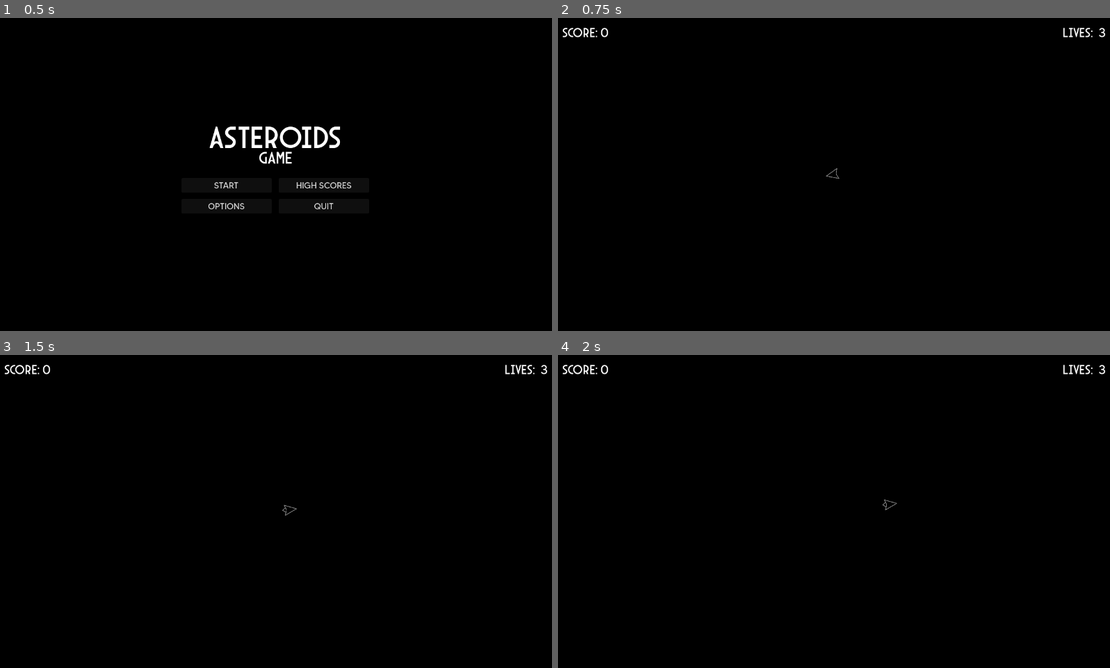
Above: before the commit, frames 1-4 (two rows, left to right).
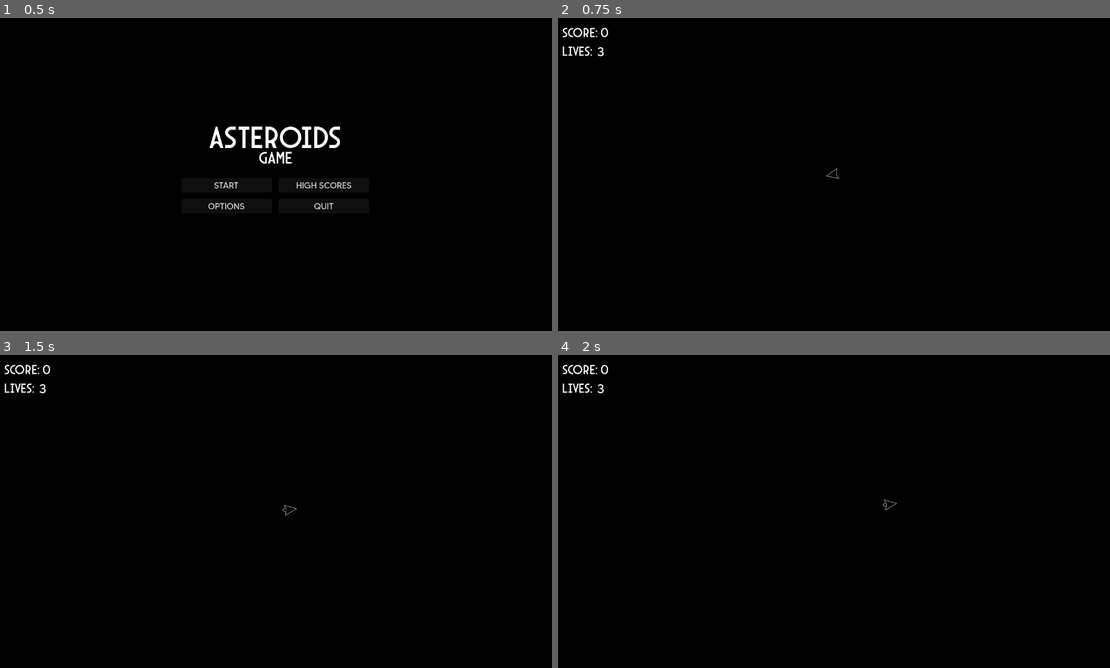
Above: after the commit, the same moments.

Repository: kjsneed1/asteroid-clone
Game: Godot game, scene res://main.tscn
Same seed, same stepped clock (60 frames per second), same inputs: the game is played once before the commit and once after it.
Inputs (mouse positions are in pixels of both pictures, inside the frame that each line leads up to):
- Up to frame 1 (0.5 s): no input
- Up to frame 2 (0.75 s): click "START" at 0.5 s
- Up to frame 3 (1.5 s): tap Enter at 1.25 s; move the mouse to (397, 495) at 1.27 s; hold Right (turn_right) from 1.28 s (still down); hold W (move) from 1.28 s (still down)
- Up to frame 4 (2 s): keep holding Right (turn_right); keep holding W (move)

Frame 1 is identical in both runs. In frame 2, 0.2% of the frame differs, in the area x 0-100%, y 3-13%; in frame 3, 0.2%; in frame 4, 0.2%.

Commit message:
Adjusted asteroid logic to increment difficulty

Diff:
--- a/big_asteroid.tscn
+++ b/big_asteroid.tscn
@@ -53,22 +53,23 @@
 "speed": 5.0
 }]
 
-[node name="BigAsteroid" type="RigidBody2D" groups=["asteroids"]]
-collision_layer = 5
-collision_mask = 5
+[node name="BigAsteroid" type="RigidBody2D" unique_id=1164190400 groups=["asteroids"]]
+collision_mask = 4
+mass = 0.001
 gravity_scale = 0.0
+linear_damp_mode = 1
 script = ExtResource("1_rgbiv")
 
-[node name="BigAsteroidCollison" type="CollisionShape2D" parent="."]
+[node name="BigAsteroidCollison" type="CollisionShape2D" parent="." unique_id=20638695]
 shape = SubResource("CircleShape2D_crhyp")
 
-[node name="BigAsteroidSprites" type="AnimatedSprite2D" parent="."]
+[node name="BigAsteroidSprites" type="AnimatedSprite2D" parent="." unique_id=1291985503]
 position = Vector2(0.799997, -0.80000156)
 scale = Vector2(0.30624998, 0.30624998)
 sprite_frames = SubResource("SpriteFrames_lvpsd")
 animation = &"5"
 
-[node name="VisibleOnScreenNotifier2D" type="VisibleOnScreenNotifier2D" parent="."]
+[node name="VisibleOnScreenNotifier2D" type="VisibleOnScreenNotifier2D" parent="." unique_id=550155321]
 
 [connection signal="body_entered" from="." to="." method="_on_body_entered"]
 [connection signal="screen_exited" from="VisibleOnScreenNotifier2D" to="." method="_on_visible_on_screen_notifier_2d_screen_exited"]
--- a/game_hud.tscn
+++ b/game_hud.tscn
@@ -1,17 +1,17 @@
-[gd_scene load_steps=3 format=3 uid="uid://wnxcbkeq7gmy"]
+[gd_scene format=3 uid="uid://wnxcbkeq7gmy"]
 
 [ext_resource type="FontFile" uid="uid://byvru7flwfdbh" path="res://Fonts/Arcane Nine.otf" id="1_q4g6c"]
 [ext_resource type="FontFile" uid="uid://bgl36lnl5f1c3" path="res://Fonts/MADE TOMMY Regular_PERSONAL USE.otf" id="2_og655"]
 
-[node name="GameHud" type="CanvasLayer"]
+[node name="GameHud" type="CanvasLayer" unique_id=2123082186]
 
-[node name="Score" type="Control" parent="."]
+[node name="Score" type="Control" parent="." unique_id=1494681208]
 layout_mode = 3
 anchors_preset = 0
 offset_right = 448.0
 offset_bottom = 64.0
 
-[node name="ScoreLabel" type="Label" parent="Score"]
+[node name="ScoreLabel" type="Label" parent="Score" unique_id=636671144]
 layout_mode = 1
 anchors_preset = 4
 anchor_top = 0.5
@@ -25,7 +25,7 @@
 theme_override_font_sizes/font_size = 30
 text = "SCORE:"
 
-[node name="ScoreNumber" type="Label" parent="Score"]
+[node name="ScoreNumber" type="Label" parent="Score" unique_id=913745427]
 layout_mode = 1
 anchors_preset = 4
 anchor_top = 0.5
@@ -39,41 +39,38 @@
 theme_override_font_sizes/font_size = 30
 text = "0"
 
-[node name="Lives" type="Control" parent="."]
+[node name="Lives" type="Control" parent="." unique_id=1267937099]
 layout_mode = 3
-anchors_preset = 1
-anchor_left = 1.0
-anchor_right = 1.0
-offset_left = -128.0
-offset_right = 24.0
-offset_bottom = 64.0
+offset_top = 40.0
+offset_right = 264.0
+offset_bottom = 104.0
 size_flags_horizontal = 10
 size_flags_vertical = 2
 metadata/_edit_use_anchors_ = true
 
-[node name="LivesLabel" type="Label" parent="Lives"]
+[node name="LivesLabel" type="Label" parent="Lives" unique_id=719653585]
 layout_mode = 1
 anchors_preset = -1
-anchor_left = 0.84200007
-anchor_right = 0.84200007
-offset_left = -111.98401
-offset_top = 16.0
-offset_right = -29.984009
-offset_bottom = 51.0
+anchor_top = 0.57000005
+anchor_bottom = 0.57000005
+offset_left = 16.0
+offset_top = -17.480003
+offset_right = 98.00001
+offset_bottom = 17.519997
 grow_vertical = 2
 theme_override_fonts/font = ExtResource("1_q4g6c")
 theme_override_font_sizes/font_size = 30
 text = "LIVES:"
 
-[node name="LivesNumber" type="Label" parent="Lives"]
+[node name="LivesNumber" type="Label" parent="Lives" unique_id=1116273958]
 layout_mode = 1
 anchors_preset = -1
-anchor_left = 0.84200007
-anchor_right = 0.84200007
-offset_left = -29.984009
-offset_top = 16.0
-offset_right = 52.01599
-offset_bottom = 51.0
+anchor_top = 0.586
+anchor_bottom = 0.586
+offset_left = 96.0
+offset_top = -18.504002
+offset_right = 152.0
+offset_bottom = 18.495998
 grow_vertical = 2
 theme_override_fonts/font = ExtResource("2_og655")
 theme_override_font_sizes/font_size = 30
--- a/high_scores.gd
+++ b/high_scores.gd
@@ -4,25 +4,25 @@
 
 var default_scores = [
 	{"name":"LeetGamer",
+	"score":100000},
+	{"name":"SwiftSneaker",
+	"score":80000},
+	{"name":"CosmicBlender",
+	"score":60000},
+	{"name":"ScorchCannon",
+	"score":50000},
+	{"name":"CosmicMoonbeam",
+	"score":40000},
+	{"name":"RevengeMage",
+	"score":30000},
+	{"name":"SwagHound",
+	"score":25000},
+	{"name":"BlastAngel",
+	"score":20000},
+	{"name":"StringSlinger",
+	"score":15000},
+	{"name":"AxeMaiden",
 	"score":10000},
-	{"name":"SwiftSneaker",
-	"score":8000},
-	{"name":"CosmicBlender",
-	"score":6000},
-	{"name":"ScorchCannon",
-	"score":5000},
-	{"name":"CosmicMoonbeam",
-	"score":4000},
-	{"name":"RevengeMage",
-	"score":3000},
-	{"name":"SwagHound",
-	"score":2500},
-	{"name":"BlastAngel",
-	"score":2000},
-	{"name":"StringSlinger",
-	"score":1500},
-	{"name":"AxeMaiden",
-	"score":1000},
 ]
 
 # Called when the node enters the scene tree for the first time.
--- a/main.gd
+++ b/main.gd
@@ -10,6 +10,10 @@
 var recovering = false
 var player_moving = false
 var prev_size = DisplayServer.window_get_size()
+
+#Starter variables for asteroid velocity
+var asteroid_min = 40.0
+var asteroid_max = 100.0
 
 # Called when the node enters the scene tree for the first time.
 func _ready() -> void:
@@ -97,11 +101,19 @@
 	direction += randf_range(-PI/3, PI/3)
 	asteroid.rotation = direction
 
-	var velocity = Vector2(randf_range(40.0, 100.0), 0.0)
+	var velocity = Vector2(randf_range(asteroid_min, asteroid_max), 0.0)
 	asteroid.linear_velocity = velocity.rotated(direction)
 
 	#Spawn asteroid in
 	add_child(asteroid)
+
+	#Speed up next asteroid
+	if asteroid_min < 120:
+		asteroid_min += 0.5
+	if asteroid_max < 300:
+		asteroid_max += 1
+	if $AsteroidTimer.wait_time > 0.3:
+		$AsteroidTimer.wait_time -= 0.005
 
 func _on_big_asteroid_shot(parent) -> void:
 	$AsteroidHit.play()
@@ -143,13 +155,21 @@
 func _on_start_game() -> void:
 	set_score(0)
 	set_lives(3)
+
 	$MenuMusic.stop()
 	$GameMusic.play()
 	$PlayerMusic.play()
+
 	var screen_size = DisplayServer.window_get_size()
+
 	$Player.set_pos(Vector2(screen_size.x/2,screen_size.y/2))
 	$Player.show()
 	$GameHud.show()
+
+	asteroid_min = 40.0
+	asteroid_max = 100.0
+	$AsteroidTimer.wait_time = 1.5
+
 	get_tree().call_group("asteroids", "queue_free")
 	$AsteroidTimer.start()
 
--- a/main.tscn
+++ b/main.tscn
@@ -54,7 +54,7 @@
 [node name="AsteroidPathLocation" type="PathFollow2D" parent="AstroidPath" unique_id=316158388]
 
 [node name="AsteroidTimer" type="Timer" parent="." unique_id=408213460]
-wait_time = 2.0
+wait_time = 1.5
 
 [node name="SlowDownTimer" type="Timer" parent="." unique_id=1105683266]
 
--- a/medium_asteroid.tscn
+++ b/medium_asteroid.tscn
@@ -53,22 +53,23 @@
 "speed": 5.0
 }]
 
-[node name="MediumAsteroid" type="RigidBody2D"]
-collision_layer = 5
-collision_mask = 5
+[node name="MediumAsteroid" type="RigidBody2D" unique_id=1556610528]
+collision_mask = 4
+mass = 0.001
 gravity_scale = 0.0
+linear_damp_mode = 1
 script = ExtResource("1_8siyg")
 
-[node name="MediumAsteroidCollison" type="CollisionShape2D" parent="." groups=["asteroids"]]
+[node name="MediumAsteroidCollison" type="CollisionShape2D" parent="." unique_id=1711807635 groups=["asteroids"]]
 shape = SubResource("CircleShape2D_crhyp")
 
-[node name="MediumAsteroidSprites" type="AnimatedSprite2D" parent="."]
+[node name="MediumAsteroidSprites" type="AnimatedSprite2D" parent="." unique_id=2121856556]
 position = Vector2(0.799997, -0.80000156)
 scale = Vector2(0.30624998, 0.30624998)
 sprite_frames = SubResource("SpriteFrames_lvpsd")
 animation = &"5"
 
-[node name="VisibleOnScreenNotifier2D" type="VisibleOnScreenNotifier2D" parent="."]
+[node name="VisibleOnScreenNotifier2D" type="VisibleOnScreenNotifier2D" parent="." unique_id=266794773]
 
 [connection signal="body_entered" from="." to="." method="_on_body_entered"]
 [connection signal="screen_exited" from="VisibleOnScreenNotifier2D" to="." method="_on_visible_on_screen_notifier_2d_screen_exited"]
--- a/small_asteroid.tscn
+++ b/small_asteroid.tscn
@@ -52,22 +52,23 @@
 "speed": 5.0
 }]
 
-[node name="SmallAsteroid" type="RigidBody2D" groups=["asteroids"]]
-collision_layer = 5
-collision_mask = 5
+[node name="SmallAsteroid" type="RigidBody2D" unique_id=998136299 groups=["asteroids"]]
+collision_mask = 4
+mass = 0.001
 gravity_scale = 0.0
+linear_damp_mode = 1
 script = ExtResource("1_1yhtp")
 
-[node name="SmallAsteroidCollison" type="CollisionShape2D" parent="."]
+[node name="SmallAsteroidCollison" type="CollisionShape2D" parent="." unique_id=1655086461]
 shape = SubResource("CircleShape2D_crhyp")
 
-[node name="SmallAsteroidSprites" type="AnimatedSprite2D" parent="." groups=["asteroids"]]
+[node name="SmallAsteroidSprites" type="AnimatedSprite2D" parent="." unique_id=496609577 groups=["asteroids"]]
 position = Vector2(0.799997, -0.80000156)
 scale = Vector2(0.30624998, 0.30624998)
 sprite_frames = SubResource("SpriteFrames_lvpsd")
 animation = &"5"
 
-[node name="VisibleOnScreenNotifier2D" type="VisibleOnScreenNotifier2D" parent="."]
+[node name="VisibleOnScreenNotifier2D" type="VisibleOnScreenNotifier2D" parent="." unique_id=169828233]
 
 [connection signal="body_entered" from="." to="." method="_on_body_entered"]
 [connection signal="screen_exited" from="VisibleOnScreenNotifier2D" to="." method="_on_visible_on_screen_notifier_2d_screen_exited"]
Not shown: 1 places in big_asteroid.tscn that only renumber resources
Not shown: 1 places in medium_asteroid.tscn that only renumber resources
Not shown: 1 places in small_asteroid.tscn that only renumber resources
